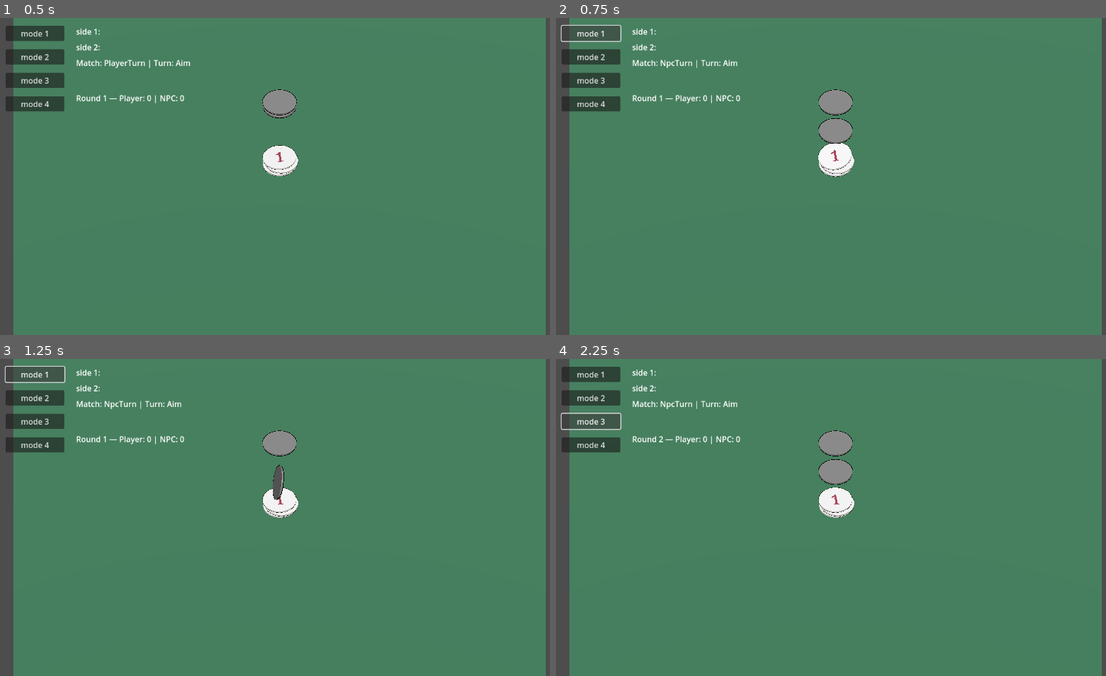
Above: before the commit, frames 1-4 (two rows, left to right).
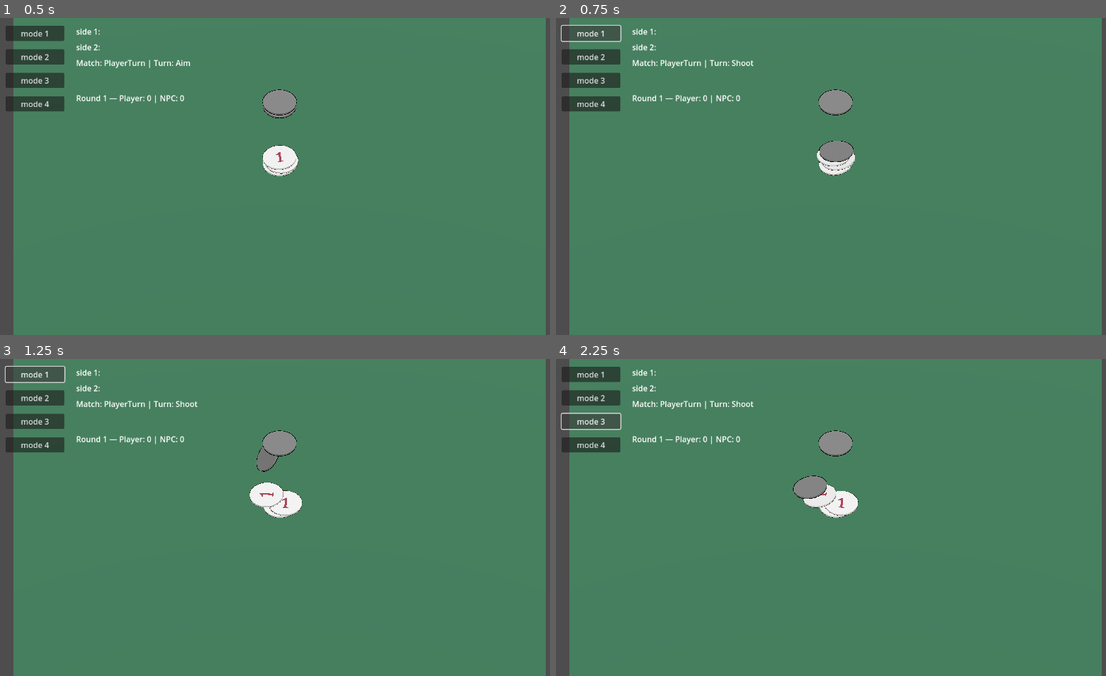
Above: after the commit, the same moments.

Repository: radiokilcat/battlecaps
Game: Godot game, scene res://scenes/Main.tscn
Same seed, same stepped clock (60 frames per second), same inputs: the game is played once before the commit and once after it.
Inputs:
- Up to frame 1 (0.5 s): no input
- Up to frame 2 (0.75 s): click "mode 1" at 0.5 s
- Up to frame 3 (1.25 s): no input
- Up to frame 4 (2.25 s): click "mode 2" at 1.25 s; click "mode 3" at 2 s

Frame 1 is identical in both runs. In frame 2, 1.1% of the frame differs, in the area x 19-55%, y 13-51%; in frame 3, 0.9%; in frame 4, 1.2%, in the area x 18-55%, y 13-51%.

Commit message:
add player run timeout

Diff:
--- a/scenes/Main.tscn
+++ b/scenes/Main.tscn
@@ -173,6 +173,7 @@
 [node name="TurnSM" type="Node" parent="."]
 script = ExtResource("8_1iba3")
 arrow_path = NodePath("../TrajectoryPath")
+power_path = null
 physics_watcher_path = NodePath("../PhysicsManager")
 start_state = "Aim"
 
@@ -181,6 +182,9 @@
 
 [node name="Aim" type="Node" parent="TurnSM"]
 script = ExtResource("10_ebg2g")
+max_drag = null
+min_power = null
+max_power = null
 
 [node name="Shoot" type="Node" parent="TurnSM"]
 script = ExtResource("11_2ofn6")
@@ -204,7 +208,6 @@
 
 [node name="PlayerSlamCap" parent="." instance=ExtResource("19_nfivy")]
 transform = Transform3D(1, 0, 0, 0, 1, 0, 0, 0, 1, 0, 3, 0)
-continuous_cd = true
 script = ExtResource("20_1nqs0")
 use_editor_start = true
 start_xform = Transform3D(1, 0, 0, 0, 1, 0, 0, 0, 1, 0, 0, 0)
--- a/src/TurnSM/aim.gd
+++ b/src/TurnSM/aim.gd
@@ -1,11 +1,26 @@
+class_name AimPower
 extends StateBase
 
+signal charge_started
+signal charge_changed(power: float)
+signal charge_released(power: float)
+signal charge_canceled
+
+
+
+@export var charge_time: float = 1.2	# Сколько секунд до полного заряда (1.0)
+@export var use_curve: bool = false		# Включить кривую (например, быстрый старт)
+@export var charge_curve: Curve			# По желанию — назначь кривую в инспекторе
 @export var max_drag: float = 3.0        # расстояние в мировых единицах, соответствующее 100% силы
 @export var min_power: float = 0.1       # нижняя граница, чтобы не было нулевых тычков
 @export var max_power: float = 1.0
 
 var _confirmed := false
 var _signals_bound := false
+var _charging: bool = false
+var _t: float = 0.0						# Накопленное время [0..charge_time]
+var _power: float = 0.0					# Текущий заряд [0..1]
+var _controller: Node = null			# Ссылка от TurnSM
 
 func _enter(_data := {}) -> void:
 	_confirmed = false
@@ -57,7 +72,7 @@
 		sm.controller.aim_dir if ("aim_dir" in sm.controller) else Vector3.FORWARD
 	)
 
-func _power() -> float:
+func power() -> float:
 	return sm.controller.get_power() if sm.controller and sm.controller.has_method("get_power") else (
 		sm.controller.power if ("power" in sm.controller) else 0.0
 	)
--- a/src/TurnSM/shoot.gd
+++ b/src/TurnSM/shoot.gd
@@ -4,4 +4,5 @@
 	# sm.ui_arrow.visible = false
 	# sm.ui_power.visible = false
 	sm.controller.call("shoot")   # применяет импульс к активной капсе
+	await get_tree().create_timer(2.0).timeout
 	emit_signal("request_transition", "WaitStop")
--- a/src/TurnSM/turnSM.gd
+++ b/src/TurnSM/turnSM.gd
@@ -8,6 +8,8 @@
 @export var arrow_path: NodePath            # UI/Arrow (Node3D или Control/Node2D)
 @export var power_path: NodePath            # UI/PowerBar (Control)
 @export var physics_watcher_path: NodePath  # узел с методами start_watch()/all_caps_stopped()
+
+@onready var _aim_power: AimPower = $Aim
 
 @onready var ui_arrow: Node = (
 	get_node_or_null(arrow_path) if arrow_path != NodePath("")
@@ -23,10 +25,6 @@
 	get_node_or_null(physics_watcher_path) if physics_watcher_path != NodePath("")
 	else get_node_or_null("../PhysicsWatcher")
 )
-
-func _ready() -> void:
-	add_to_group("turn_sm")     # для удобного поиска из PlayerTurn/NpcTurn
-	super._ready()
 
 # -------------------- ПУБЛИЧНЫЙ API --------------------
 
@@ -61,6 +59,35 @@
 func force_finish_turn() -> void:
 	emit_signal("turn_finished")
 
+
+func _ready() -> void:
+	add_to_group("turn_sm")
+	super._ready()
+	_connect_state_signals()
+
+func _connect_state_signals() -> void:
+	_aim_power.charge_started.connect(_on_charge_started)
+	_aim_power.charge_changed.connect(_on_charge_changed)
+	_aim_power.charge_released.connect(_on_charge_released)
+	_aim_power.charge_canceled.connect(_on_charge_canceled)
+
+# сигналы от AimPower
+func _on_charge_started() -> void:
+	print("начали заряд")
+	# например: UI/PowerBar.show()
+
+func _on_charge_changed(power: float) -> void:
+	print("заряд:", power)
+	# UI/PowerBar.set_value(power)
+
+func _on_charge_released(power: float) -> void:
+	print("заряд отпущен:", power)
+	# здесь можешь сразу вызвать transition_to("Shoot"), если хочешь делать переход извне
+
+func _on_charge_canceled() -> void:
+	print("заряд отменён")
+	# UI/PowerBar.hide()
+
 # -------------------- Утилиты для стрелки (необязательно) --------------------
 
 ## Унифицированный способ обновить визуал стрелки из состояний
--- a/src/TurnSM/waitStop.gd
+++ b/src/TurnSM/waitStop.gd
@@ -4,5 +4,6 @@
 	sm.physics_watcher.call("start_watch")
 
 func _process_state(_delta):
+
 	if sm.physics_watcher.call("all_caps_stopped"):
 		emit_signal("request_transition", "Resolve")
--- a/src/npcController.gd
+++ b/src/npcController.gd
@@ -1,3 +1,4 @@
+# extends BaseController
 extends Node
 class_name NpcController
 
@@ -82,6 +83,8 @@
 	if dir == Vector3.ZERO:
 		_update_aim_dir_from_target()
 		dir = aim_dir
+	active_cap.set_deferred("freeze", false)
+	await get_tree().process_frame
 
 	if active_cap and dir != Vector3.ZERO:
 		var impulse := dir.normalized() * impulse_strength
@@ -109,3 +112,6 @@
 	var to := (tgt - active_cap.global_position).project(Vector3(1, 0, 1))
 	if to.length() > 0.001:
 		aim_dir = to.normalized()
+
+func get_power() -> float: return 0.0
+func get_aim_dir() -> Vector3: return Vector3.FORWARD
--- a/src/playerController.gd
+++ b/src/playerController.gd
@@ -1,5 +1,6 @@
-# PlayerController.gd
+# extends BaseController
 extends Node
+class_name PlayerController
 
 signal power_changed(value: float)
 signal charge_started()
@@ -64,7 +65,6 @@
 	# power = clampf(dist_px / POWER_PIXEL_MAX, 0.0, 1.0)
 	emit_signal("power_changed", power)
 
-
 func drag_release(screen_pos: Vector2) -> void:
 	if not _dragging:
 		return
@@ -74,7 +74,6 @@
 	# power = clampf(dist_px / POWER_PIXEL_MAX, 0.0, 1.0)
 	emit_signal("power_changed", power)
 	emit_signal("charge_released", power)
-
 
 func cancel_charge() -> void:
 	_is_charging = false
@@ -117,7 +116,7 @@
 
 	var p := clampf(power, 0.0, 1.0)
 	var impulse_strength: float = lerp(min_impulse, max_impulse, p)
-	var impulse: Vector3 = aim_dir.normalized() * impulse_strength
+	var impulse: Vector3 = aim_dir.normalized() * impulse_strength * 5
 	active_cap.set_deferred("freeze", false)
 	await get_tree().process_frame
 
Not shown, added: .gitattributes
